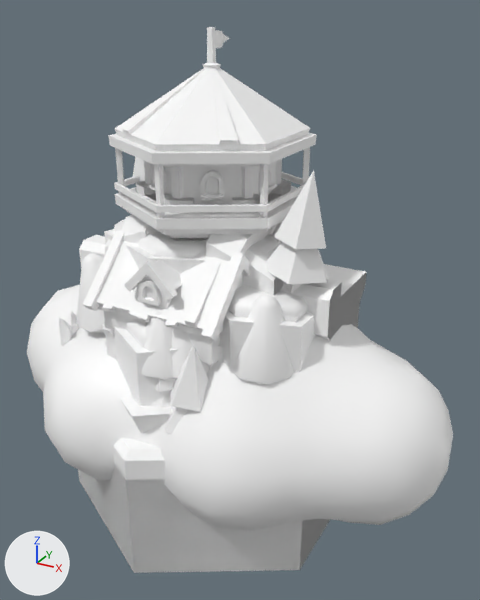
One commit to the glTF model apps/ui/src/assets/village/set.glb: the scene before it, then after it.
Before and after are seen from a camera (50 mm lens) standing at (2.32, -3.85, 2.6) and looking at (0.18, 0.05, 0.65). The axes (+X, +Y, +Z) are drawn at lower left. The lights are the same throughout. The picture after the commit comes second. Where no turn or scale is listed for an object, it has been applied to the vertices.

In view in the first picture: 'building_tower_A_blue.001', 'building_tower_A_top_blue', 'building_tower_B_top_blue', 'building_watermill_blue.001', 'cloud_big.001', 'hex_grass.001', 'hex_water.001', 'mountain_A_grass_trees', 'trees_A_large', 'trees_B_large', 'wall_straight', 'wall_straight_gate.001' and 6 more.
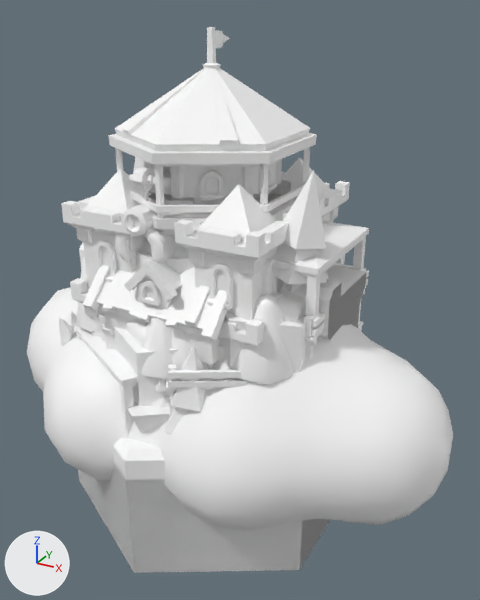
What differs and where, as boxes (x1, y1, x2, y2) in the pictures (480 x 600 px):
'building_barracks_blue', added
    after: (61, 157, 350, 362)
'building_scaffolding', added
    after: (75, 222, 369, 437)
'building_lumbermill_top_blue', added
    after: (115, 167, 179, 264)
'wall_straight_gate.001', unchanged, covered by the edit
    before: (79, 215, 366, 341)
    after: (79, 242, 366, 341)

The edits, one by one:
Mesh me_building_lumbermill_top_blue is new.
It has 649 vertices, 1150 faces and spans x -0.355..0.355, y -0.592..0.592, z -0.327..0.327.
It uses material mat_hexagons_medieval (white #ffffff).
Mesh me_building_barracks_blue is new.
It has 2546 vertices, 4007 faces and spans x -0.72..0.72, y -0.78..0.78, z -0.82..0.82.
It uses material mat_hexagons_medieval (white #ffffff).
Mesh me_building_scaffolding is new.
It has 1718 vertices, 2652 faces and spans x -0.95..0.95, y -1.05..1.05, z -0.65..0.65.
It uses material mat_hexagons_medieval (white #ffffff).
Object 'building_lumbermill_top_blue' (ob_building_lumbermill_top_blue) is new; it shows me_building_lumbermill_top_blue.
Its location is (-0.1, -0.137, 1.377).
Object 'building_barracks_blue' (ob_building_barracks_blue) is new; it shows me_building_barracks_blue.
Its location is (0.0, -0.063, 0.82).
Object 'building_scaffolding' (ob_building_scaffolding) is new; it shows me_building_scaffolding.
Its location is (0.022, 0.032, 0.647).
